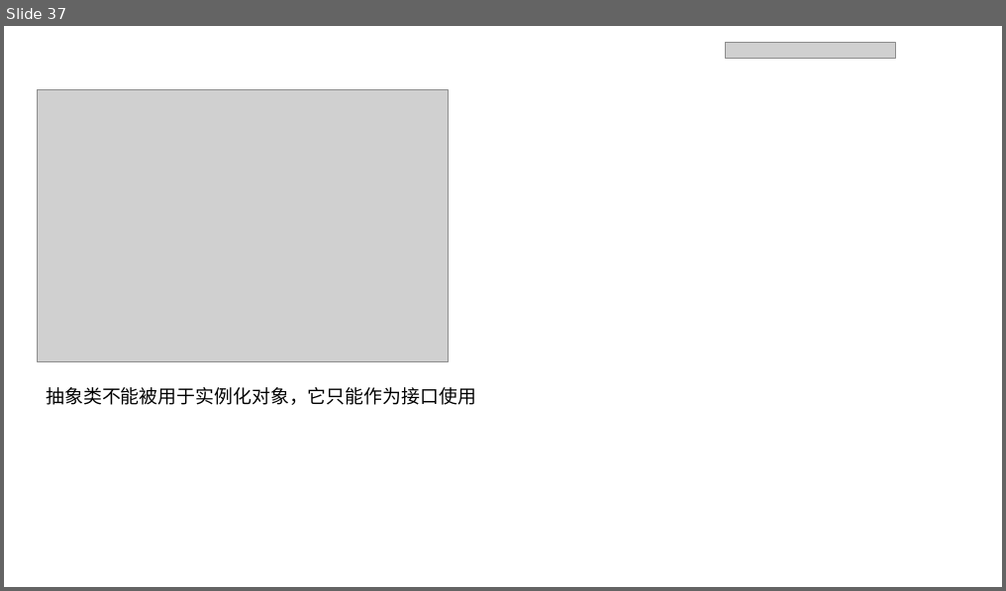
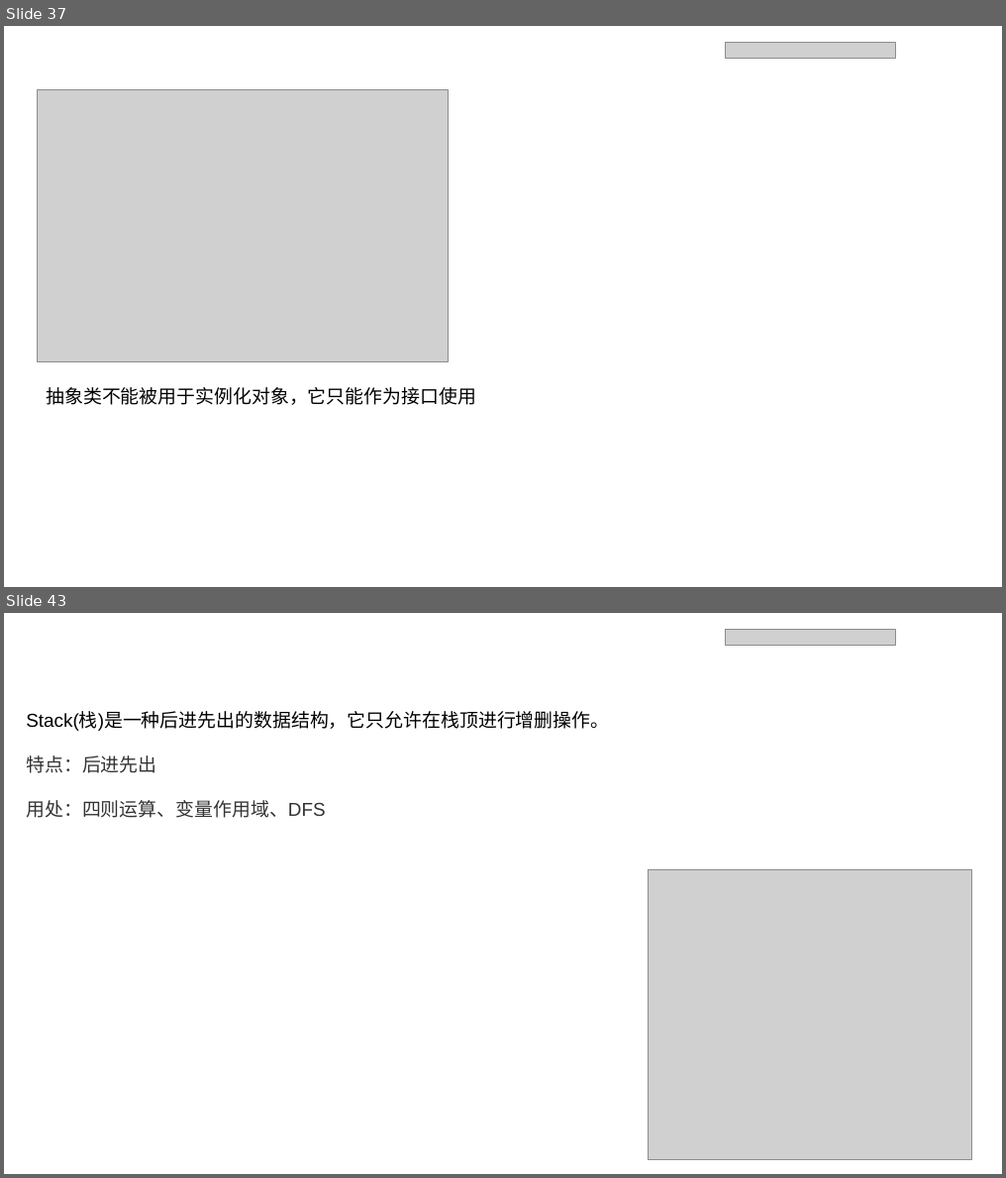
Before and after one commit to IIIcecream/CloudCPluasPlus, a slide deck: C++基础.pptx. Shown one above the other, each under a label of ours: slide 37 before the commit, slides 37 and 43 after it; the slides between them are not shown. The pictures are 1006x591 and 1006x1178 pixels, drawn with LibreOffice and Linux fonts; fonts in the diff are those of the drawing; grey boxes stand for pictures; background and template pictures are left out. Boxes give left, top, right and bottom in pixels: in the first picture for what was removed or moved away, otherwise in the second. Text is boxed around its words. In the diff, an @@ line names an element or a change of style, - is before the commit and + after.

```diff
--- a/C++基础.pptx
+++ b/C++基础.pptx
@@ slide 43 added at <box>4,613,1002,1174</box>, background picture (left out) @@
@@ text added at <box>19,627,311,657</box>, 18 pt, text #FFFFFF @@
+STL-stack
@@ picture added at <box>726,629,896,646</box> @@
@@ text added at <box>896,615,1000,653</box>, 18 pt, text #FFFFFF @@
+· GTJ2018
@@ text added at <box>26,712,609,818</box>, 18 pt, text #000000 @@
+Stack(栈)是一种后进先出的数据结构，它只允许在栈顶进行增删操作。
+特点：后进先出
+用处：四则运算、变量作用域、DFS
@@ picture added at <box>648,869,972,1159</box> @@
```
Also in this commit, not shown: 2 slides changed, 11 other slides added, 1 other file.
